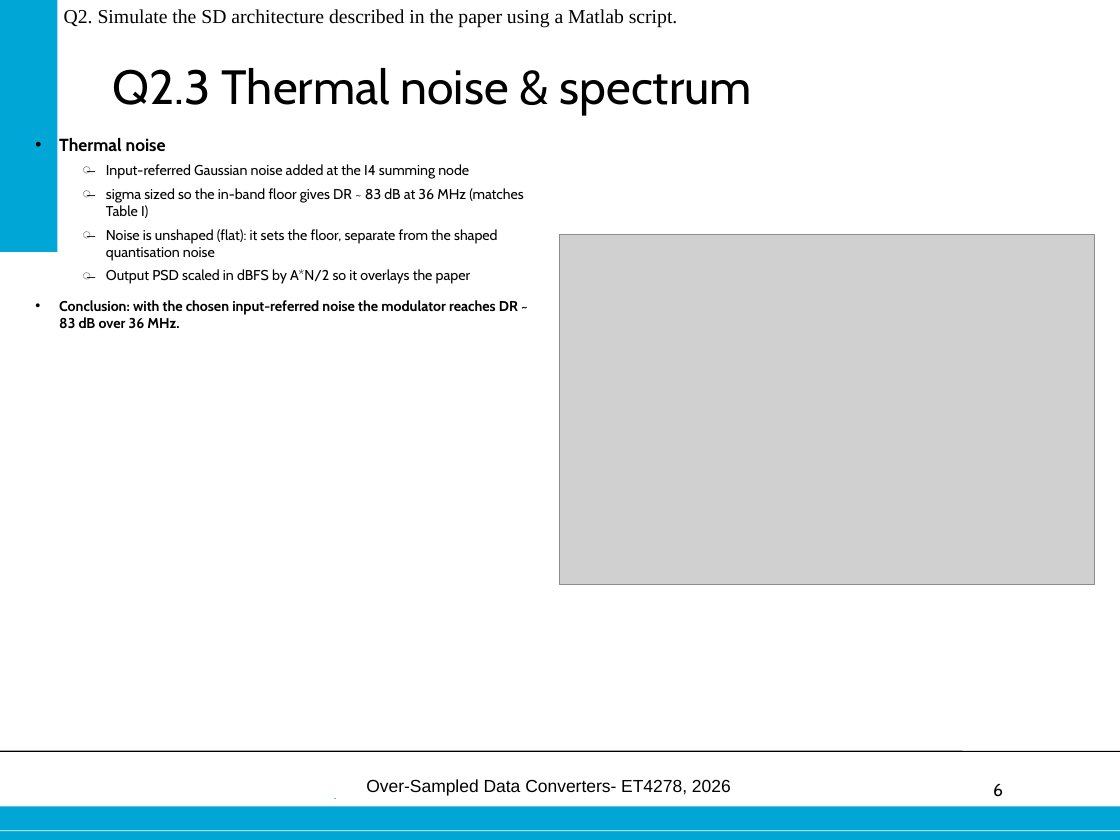
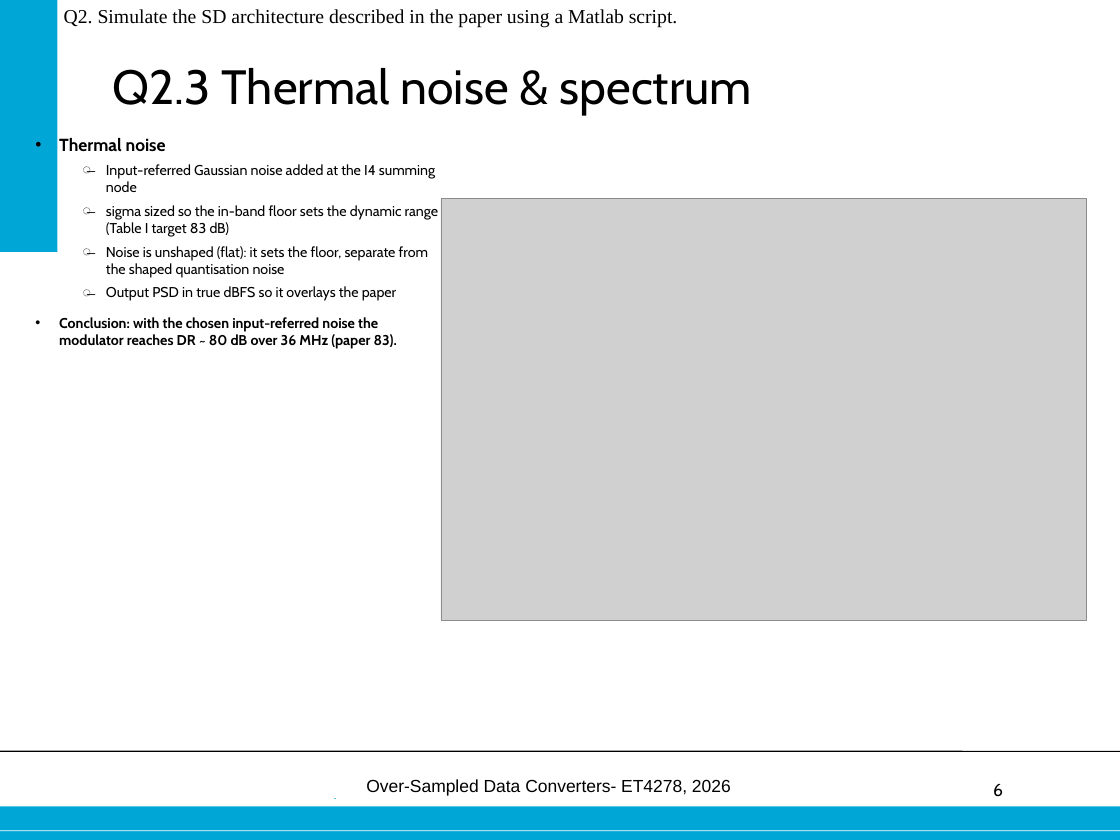
Before and after one commit to danieltyukov/tud-over-sampled-data-converters, a slide deck: slide 6 of practical-exam/Final_oral_exam_Daniel_Tyukov_5714699.pptx. Drawn at 1120x840 pixels with LibreOffice and Linux fonts; fonts in the diff are those of the drawing; grey boxes stand for pictures; background and template pictures are left out. Boxes give left, top, right and bottom in pixels: in the first picture for what was removed or moved away, otherwise in the second. Text is boxed around its words. In the diff, an @@ line names an element or a change of style, - is before the commit and + after.

Commit message:
Update practical exam materials: replace PDF and PPTX files, enhance MATLAB scripts, and update result images

```diff
--- a/practical-exam/Final_oral_exam_Daniel_Tyukov_5714699.pptx
+++ b/practical-exam/Final_oral_exam_Daniel_Tyukov_5714699.pptx
@@ text at (106, 205, 439, 237): text changed @@
-  ̶ sigma sized so the in-band floor gives DR ~ 83 dB at 36 MHz (matches Table I)
+  ̶ sigma sized so the in-band floor sets the dynamic range (Table I target 83 dB)
@@ picture: place and size @@
-picture at (559, 235, 1095, 584)
+picture at (441, 198, 1087, 620)
@@ text at (59, 286, 397, 348): text changed @@
-  ̶ Output PSD scaled in dBFS by A*N/2 so it overlays the paper
-• Conclusion: with the chosen input-referred noise the modulator reaches DR ~ 83 dB over 36 MHz.
+  ̶ Output PSD in true dBFS so it overlays the paper
+• Conclusion: with the chosen input-referred noise the modulator reaches DR ~ 80 dB over 36 MHz (paper 83).
```
Also in this commit, not shown: 5 other slides changed, 8 other files.
